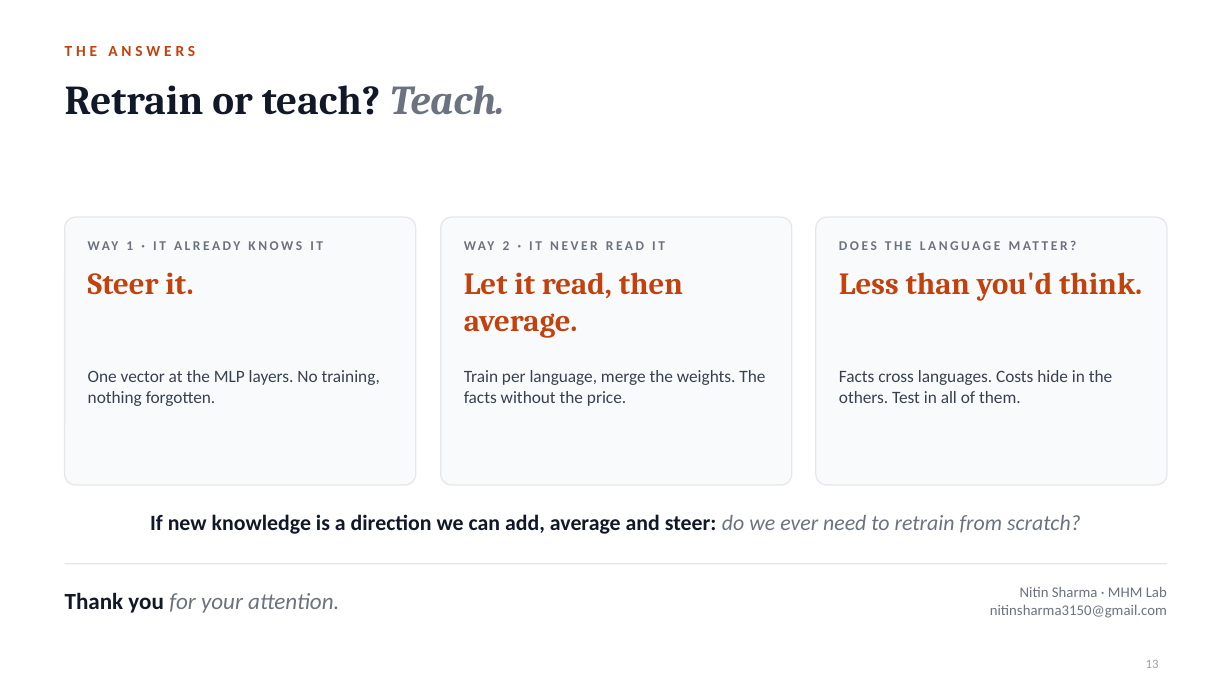
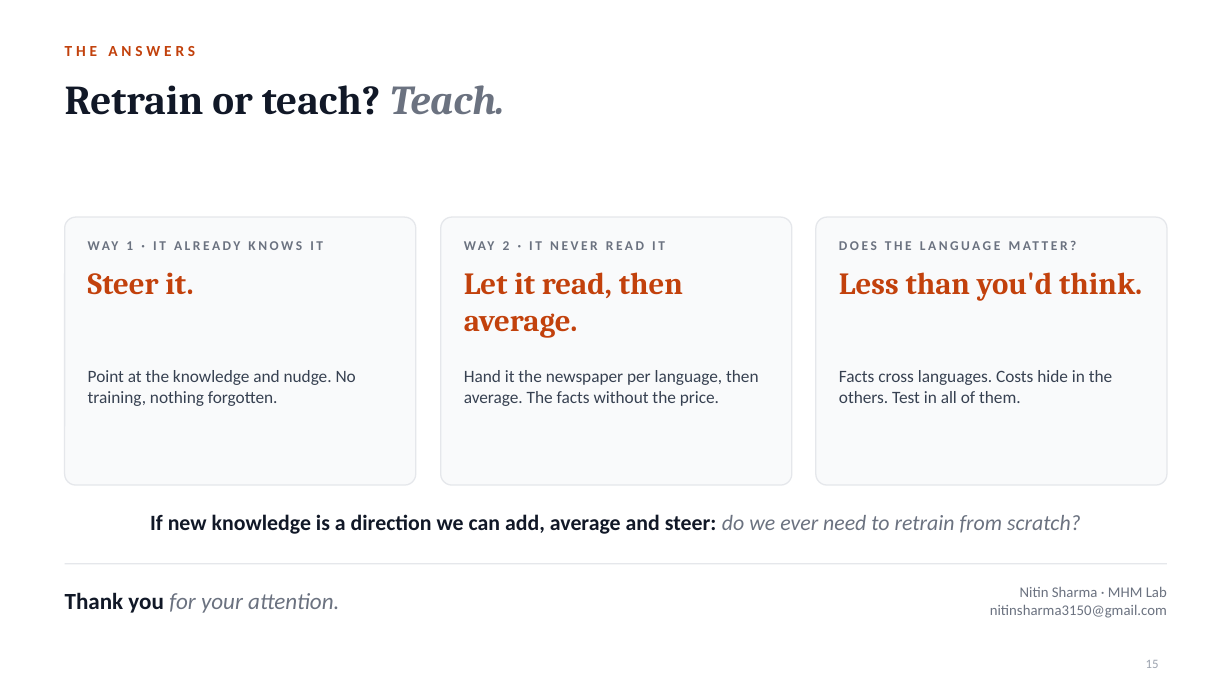
Before and after one commit to notagit3650/Claude_expo_repo_36501, a slide deck: slide 15 of slides/Retrain_or_teach.pptx (slide 13 before the commit). Drawn at 1232x693 pixels with LibreOffice and Linux fonts; fonts in the diff are those of the drawing. Boxes give left, top, right and bottom in pixels: in the first picture for what was removed or moved away, otherwise in the second. Text is boxed around its words. In the diff, an @@ line names an element or a change of style, - is before the commit and + after.

```diff
--- a/slides/Retrain_or_teach.pptx
+++ b/slides/Retrain_or_teach.pptx
@@ text at [88,370,356,406]: text changed @@
-One vector at the MLP layers. No training, nothing forgotten.
+Point at the knowledge and nudge. No training, nothing forgotten.
@@ text at [464,370,759,406]: text changed @@
-Train per language, merge the weights. The facts without the price.
+Hand it the newspaper per language, then average. The facts without the price.
```
Also in this commit, not shown: 8 other slides changed, 4 slides added, 2 slides removed, 2 other files.
